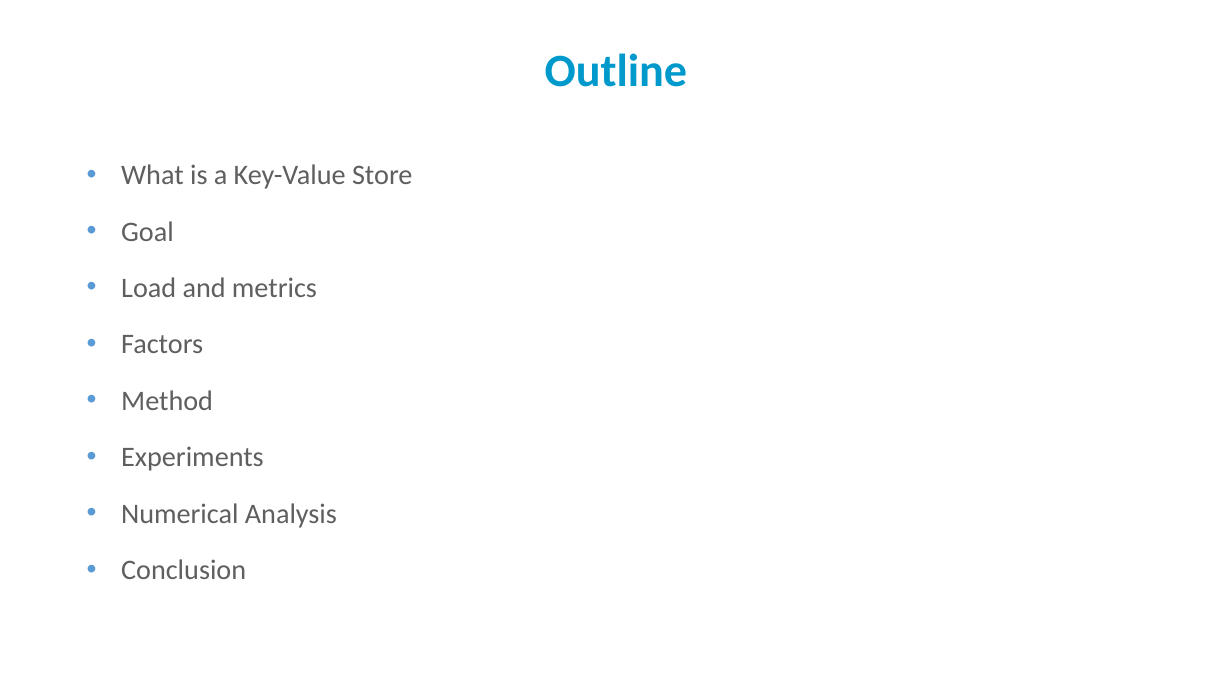
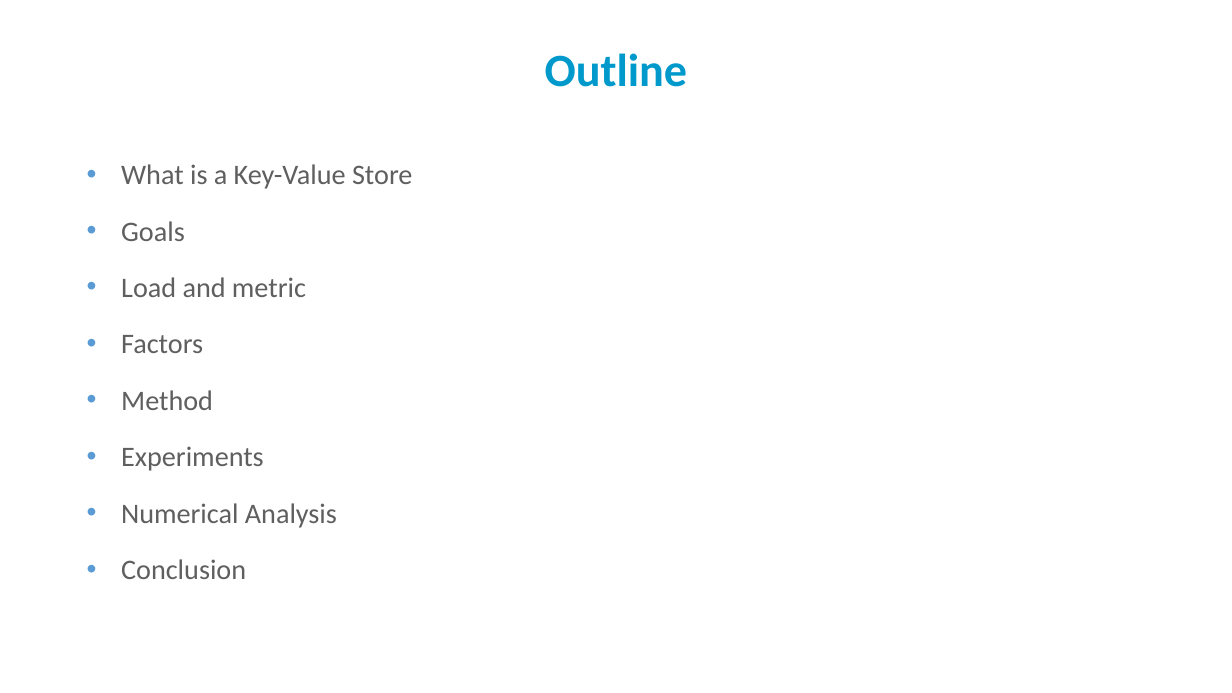
Before and after one commit to PatrickAndrade/top2developers, a slide deck: slide 2 of Perf Eval - Final presentation.pptx. Drawn at 1232x693 pixels with LibreOffice and Linux fonts; fonts in the diff are those of the drawing; background and template pictures are left out. Boxes give left, top, right and bottom in pixels: in the first picture for what was removed or moved away, otherwise in the second. Text is boxed around its words. In the diff, an @@ line names an element or a change of style, - is before the commit and + after.

```diff
--- a/Perf Eval - Final presentation.pptx
+++ b/Perf Eval - Final presentation.pptx
@@ text at (121,221,306,297): text changed @@
-• Goal
-• Load and metrics
+• Goals
+• Load and metric
```
Also in this commit, not shown: 9 other slides changed, 9 slides added, 5 slides removed.
